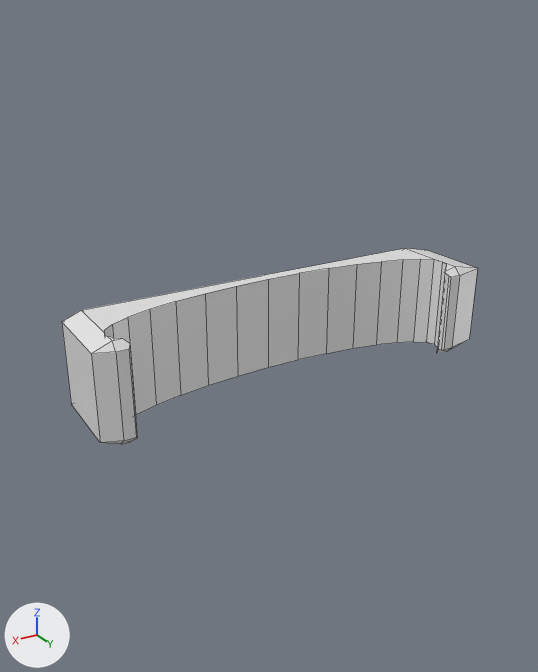
What one commit did to the Blender file src/megan phone fix.blend.
One viewpoint serves both versions: a 50 mm lens placed at (5.61, 8.93, 4.47), pointed at (-0.53, -1.29, -0.64). Every picture has the same lights, and +X, +Y and +Z are marked at lower left. Mesh edges are drawn as thin lines.
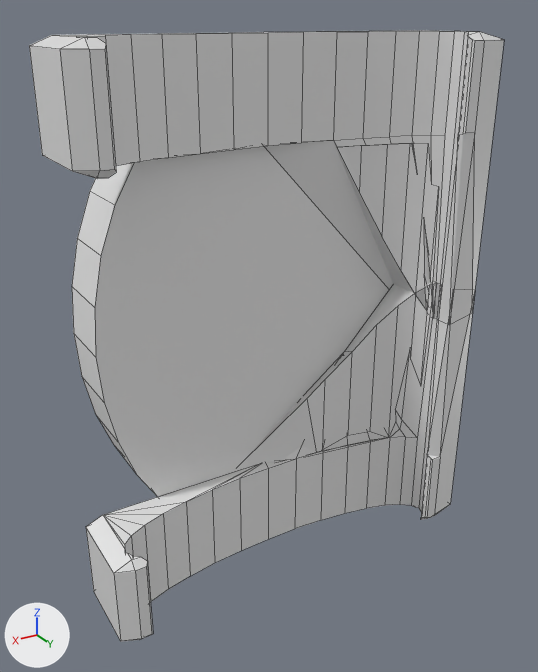
Location of each change, (x1, y1, x2, y2) in pixels of the pictures (538 x 672 px):
'Cube', reshaped, moved (7% narrower, 83% taller): before (62, 248, 478, 444); after (86, 282, 474, 642)
'Cube.002', added: after (29, 30, 504, 321)
'Цилиндр.001', added: after (72, 146, 389, 497)
part 1 of me_cube, built on: before (81, 248, 478, 347); after (103, 282, 474, 549)

The change in detail:
Material 'Material.002' (mat_material_002) is new.
Its base color is (0.8, 0.8, 0.8) (white #e7e7e7).
Its roughness is 0.4.
me_cube is used by ob_cube; location (0.0, 0.0, 0.0); scale (3.4, 0.72, 0.75).
me_cube had 94 vertices, 65 faces and spanned x -1.0..0.93, y -1.0..1.0, z -1.0..1.0.
me_cube now has 122 vertices, 98 faces and spans x -1.0..0.93, y -1.0..1.0, z -1.0..5.04.
Part 1, on me_cube:
7 vertices are removed from x -1.0..-0.85, y -0.85..0.85, z 0.85..1.0.
12 faces are deleted.
35 vertices are added at x -1.0..0.18, y -0.93..0.85, z 0.9..5.04.
45 new faces join them.
Mesh me_цилиндр_001 is new.
It has 92 vertices, 58 faces and spans x -1.0..1.0, y -1.0..1.0, z -1.0..1.0.
Mesh me_cube_002 is new.
It has 124 vertices, 98 faces and spans x -1.0..0.93, y -1.0..1.0, z -5.09..1.0.
It uses material mat_material_002 (white #e7e7e7).
Object 'Cube' (ob_cube) moves from (0.0, 0.0, 0.0) to (0.0, 0.0, -3.41).
Object 'Цилиндр.001' (ob_цилиндр_001) is new; it shows me_цилиндр_001.
Its location is (0.0, -1.13, 0.0).
Its rotation in degrees is (90, 0, 0).
Its scale is (2.75, 3.84, 0.517).
Object 'Cube.002' (ob_cube_002) is new; it shows me_cube_002.
Its location is (0.0, 0.0, 3.51).
Its scale is (3.4, 0.72, 0.75).
